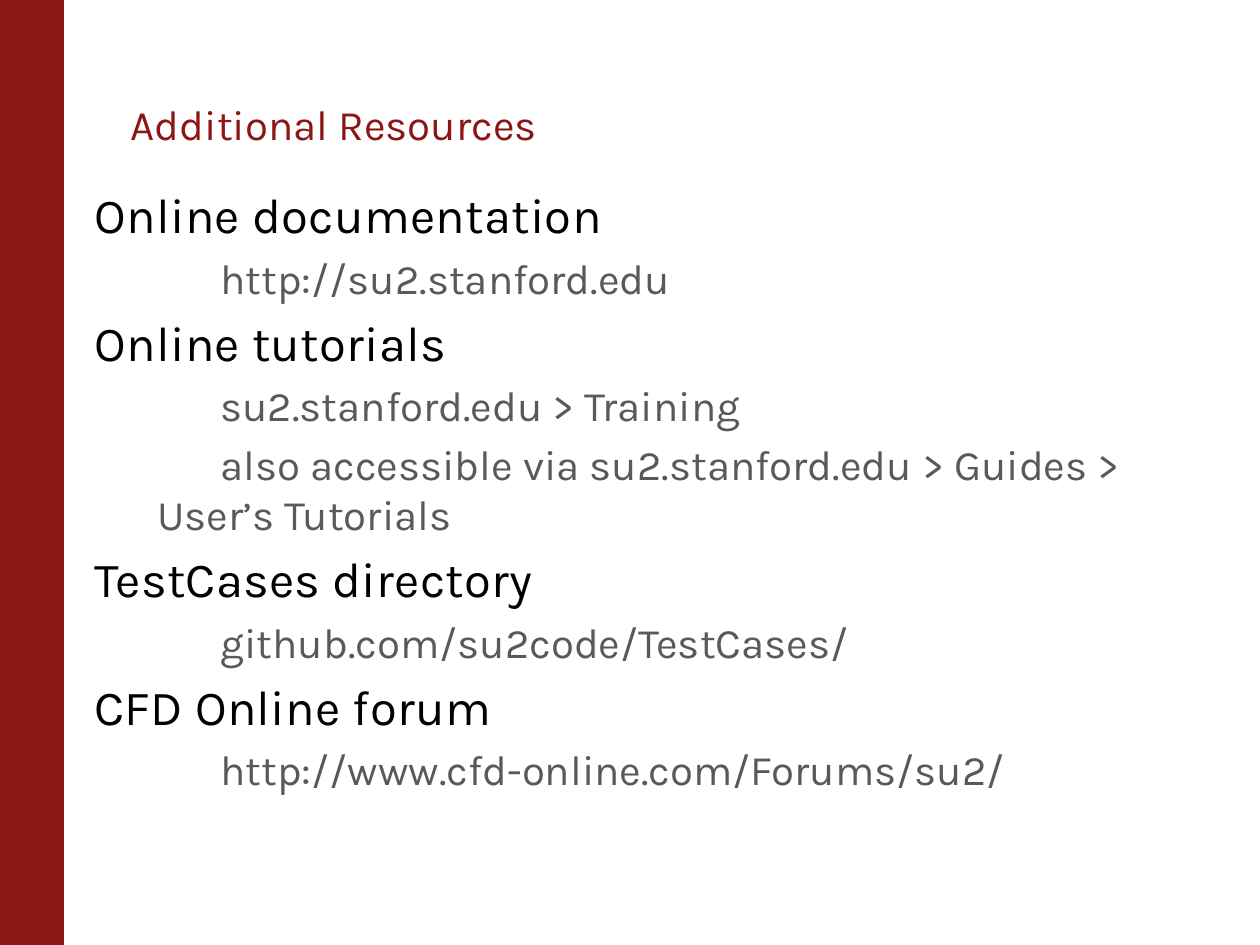
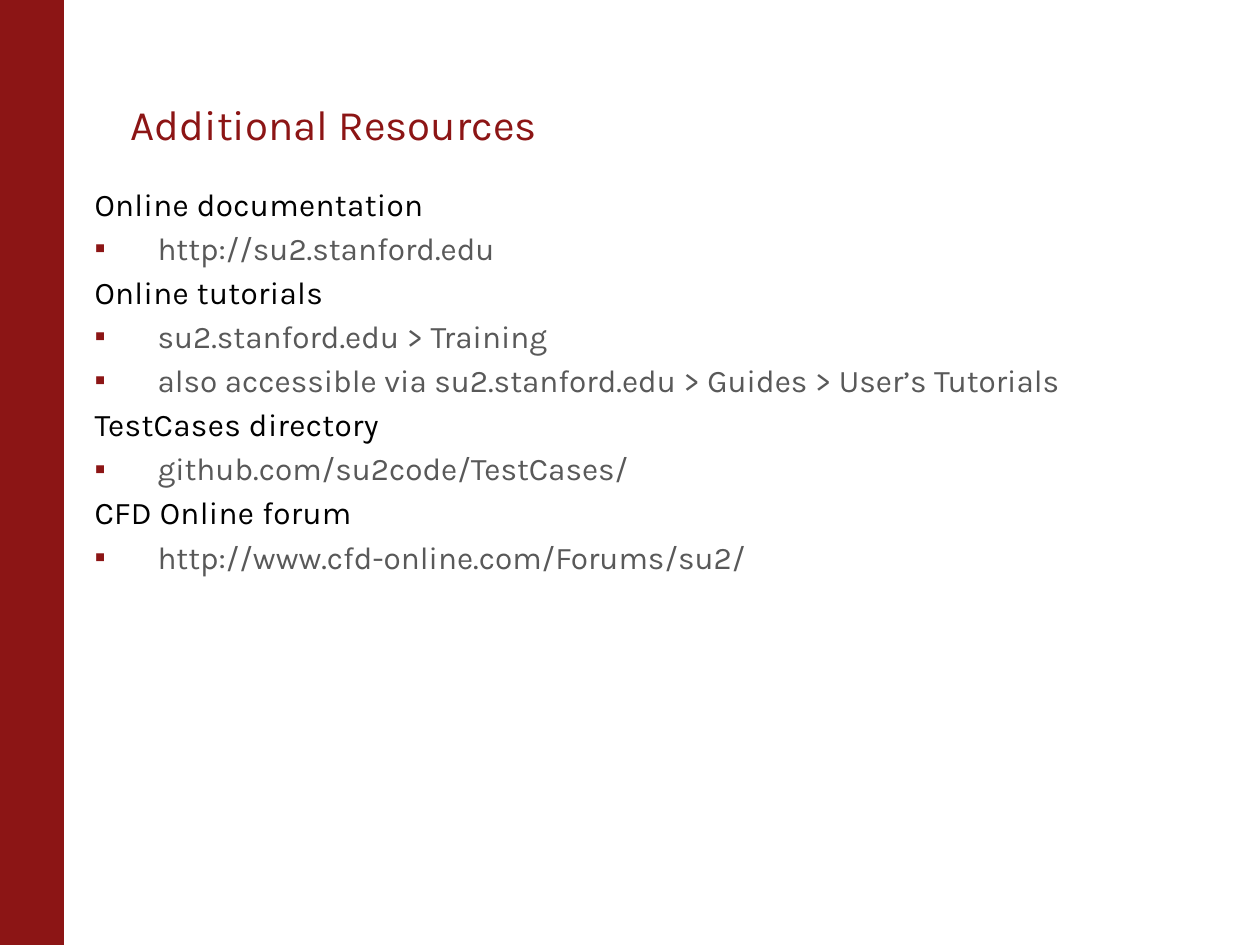
Before and after one commit to su2code/Documentation, a slide deck: slide 12 of Presentations/1st Workshop/Running_SU2.pptx (slide 11 before the commit). Drawn at 1260x945 pixels with LibreOffice and Linux fonts; fonts in the diff are those of the drawing; background and template pictures are left out. Boxes give left, top, right and bottom in pixels: in the first picture for what was removed or moved away, otherwise in the second. Text is boxed around its words. In the diff, an @@ line names an element or a change of style, - is before the commit and + after.

```diff
--- a/Presentations/1st Workshop/Running_SU2.pptx
+++ b/Presentations/1st Workshop/Running_SU2.pptx
@@ text "Online documentation" at <box>94,194,1059,577</box>: size 28 to 18 pt in "Online documentation", "Online tutorials", "TestCases directory", "CFD Online forum"; size 24 to 18 pt in "http://su2.stanford.edu", "su2.stanford.edu > Training", "also accessible via su2.stanford.edu > Guides > ...", "github.com/su2code/TestCases/" and 1 more places; less space between paragraphs; bullet none to ▪ @@
```
Also in this commit, not shown: 6 other slides changed, 1 slide added, 1 other file.
